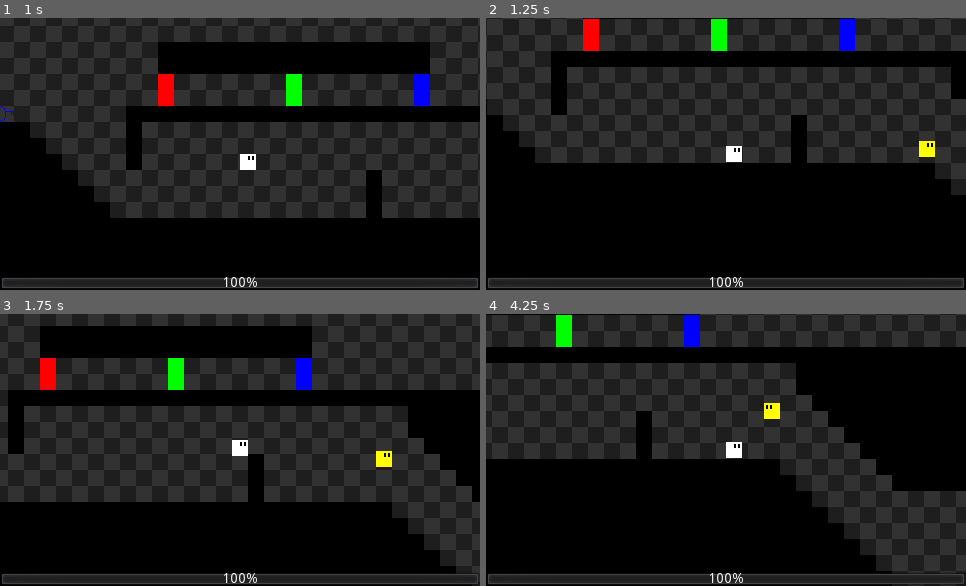
Above: before the commit, frames 1-4 (two rows, left to right).
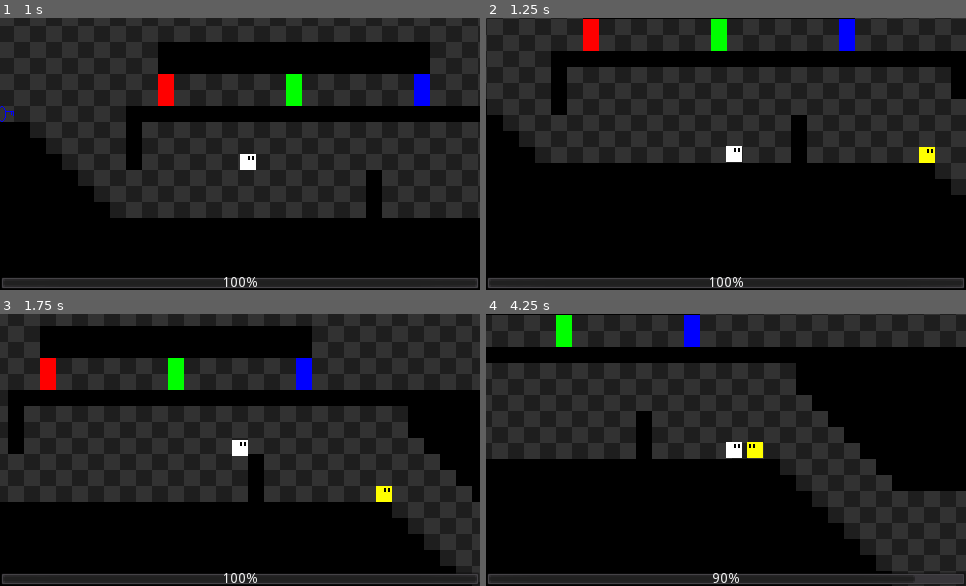
Above: after the commit, the same moments.

Repository: POtOSoftware/Project-Poop-Shit
Game: Godot game, scene res://Levels/dev.tscn
The game is run twice, just before and just after one commit, with the same random seed, the same clock (stepped at 60 frames per second) and the same inputs. The engine's default icon, where the game draws it, is replaced by a stand-in: a white triangle on a blue panel in a dark square.
Inputs:
- Up to frame 1 (1 s): tap Enter at 0.5 s; hold Right (move_right) from 0.53 s (still down); hold Up (jump) from 0.53 s (still down)
- Up to frame 2 (1.25 s): keep holding Right (move_right); keep holding Up (jump)
- Up to frame 3 (1.75 s): keep holding Right (move_right); release Up (jump) at 1.28 s; tap Ctrl (fire) at 1.35 s; tap Up (jump) at 1.52, 1.55 s
- Up to frame 4 (4.25 s): tap Up (jump) at 1.82, 3.02, 3.05, 3.32 s; release Right (move_right) at 2.03 s; hold Left (move_left) 2.03-2.78 s; hold Up (jump) 2.03-2.78 s; hold Right (move_right) from 2.78 s (still down); tap Ctrl (fire) at 2.85 s; hold Up (jump) from 3.53 s (still down)

Frame 1 is identical in both runs. In frame 2, 0.2% of the frame differs, in the area x 90-94%, y 45-54%; in frame 3, 0.4%; in frame 4, 0.7%, in the area x 46-99%, y 32-99%.

Commit message:
some basic movement functions nya

Diff:
--- a/Enemies/YellowGuy.gd
+++ b/Enemies/YellowGuy.gd
@@ -47,16 +47,27 @@
 	if ai_enabled:
 		update_ai()
 
+	#move_left()
 	velocity = move_and_slide(velocity, Vector2.UP)
+
+func move_left():
+	velocity.x = -move_speed
+	flip_node(true)
+
+func move_right():
+	velocity.x = move_speed
+	flip_node(false)
 
 func jump():
 	if is_on_floor():
 		velocity.y = -jump_power
 
+func stop_moving():
+	velocity.x = 0
+
 func update_ai():
 	if detection_ray.get_collider() == Global.player:
 		gun.fire(self)
-	jump()
 
 func flip_node(value: bool):
 	if value:
@@ -64,13 +75,13 @@
 		detection_ray.scale.x = -1
 		gun.rotation_degrees = 180
 		gun.position.x = -13
-		print(gun.scale)
+		#print(gun.scale)
 	else:
 		sprite.set_flip_h(false)
 		detection_ray.scale.x = 1
 		gun.rotation_degrees = 0
 		gun.position.x = 13
-		print(gun.scale)
+		#print(gun.scale)
 
 func _on_PlayerDetection_body_entered(body):
 	var space_state = get_world_2d().direct_space_state
@@ -83,6 +94,10 @@
 		if result:
 			if result.collider == Global.player:
 				if result.normal.x > 0:
-					flip_node(true)
+					move_left()
 				else:
-					flip_node(false)
+					move_right()
+
+func _on_PlayerDetection_body_exited(body):
+	if body == Global.player and ai_enabled:
+		stop_moving()
--- a/Enemies/YellowGuy.tscn
+++ b/Enemies/YellowGuy.tscn
@@ -37,3 +37,4 @@
 shape = SubResource( 2 )
 
 [connection signal="body_entered" from="PlayerDetection" to="." method="_on_PlayerDetection_body_entered"]
+[connection signal="body_exited" from="PlayerDetection" to="." method="_on_PlayerDetection_body_exited"]
